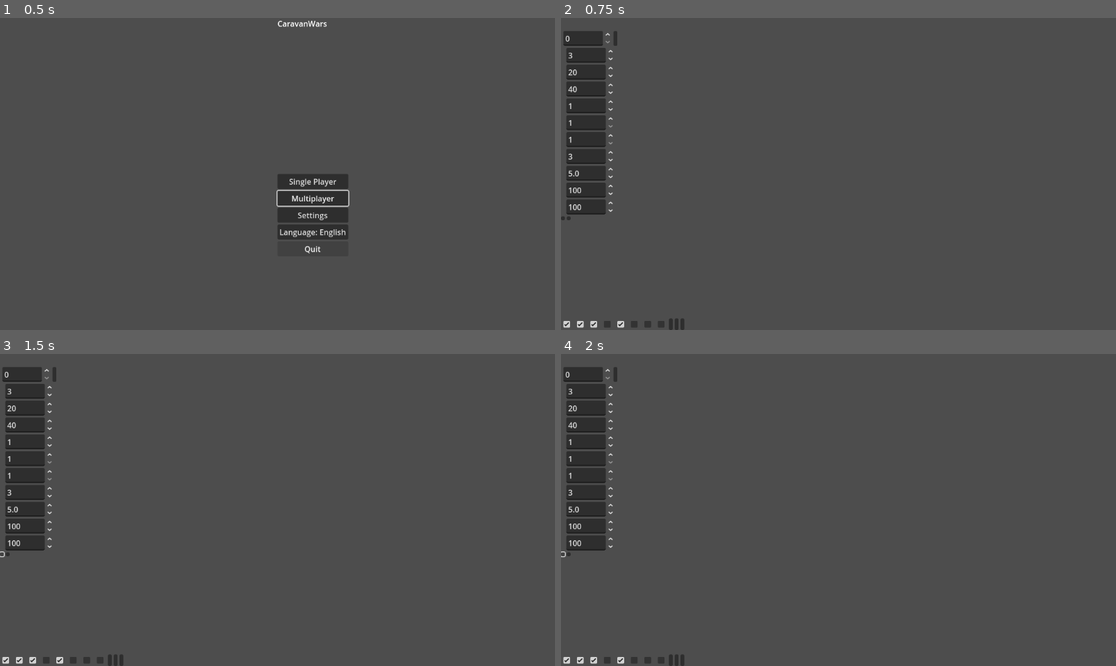
Above: before the commit, frames 1-4 (two rows, left to right).
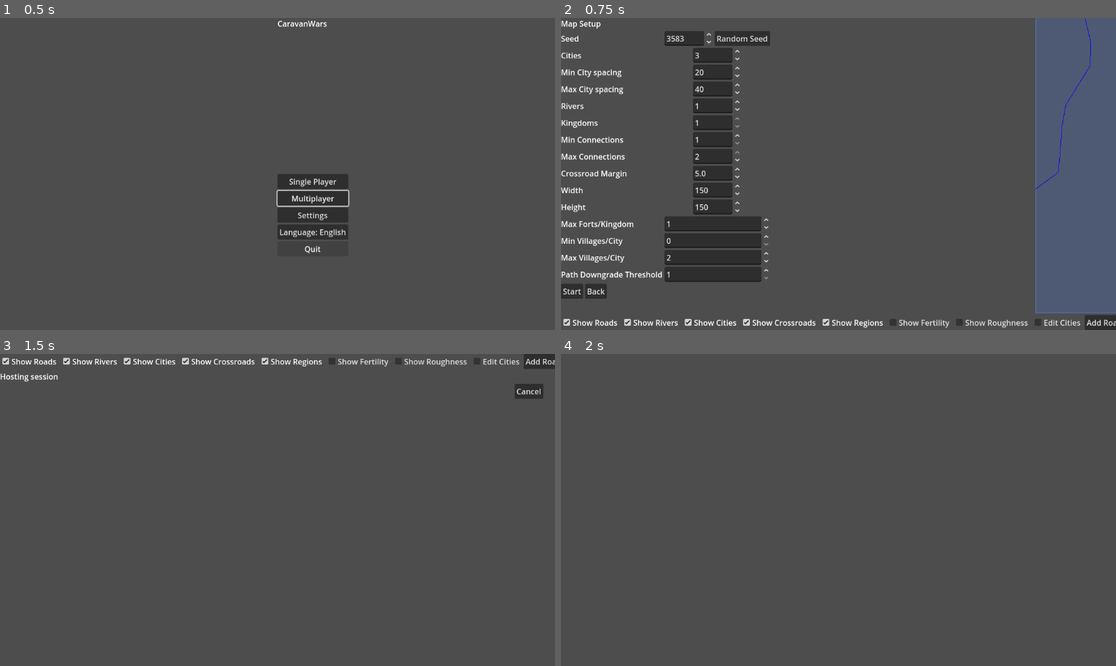
Above: after the commit, the same moments.

Repository: sepa79/CaravanWars
Game: Godot game, scene res://scenes/Main.tscn
Same seed, same stepped clock (60 frames per second), same inputs: the game is played once before the commit and once after it.
Inputs (mouse positions are in pixels of both pictures, inside the frame that each line leads up to; where the layout moved, square brackets give the same spot in the first picture):
- Up to frame 1 (0.5 s): no input
- Up to frame 2 (0.75 s): click "Single Player" at 0.5 s
- Up to frame 3 (1.5 s): click (11, 628) [0, 553] at 1.25 s
- Up to frame 4 (2 s): no input

Frame 1 is identical in both runs. In frame 2, 28% of the frame differs, in the area x 0-100%, y 0-100%; in frame 3, 5.3%; in frame 4, 4.0%.
Error before the commit: Parse Error: Could not preload resource script "res://mapview/RoadNetwork.gd". (res://ui/MapSetupScreen.gd:5)

Commit message:
docs: add agents pointer to rules

Diff:
--- a/game/mapview/RoadNetwork.gd
+++ b/game/mapview/RoadNetwork.gd
@@ -162,8 +162,8 @@
         var mst_set: Dictionary = {}
         for e in mst:
             mst_set[_pair_key(e.x, e.y)] = true
-            var a_id: int = e.x == 0 ? cid : village_ids[e.x - 1]
-            var b_id: int = e.y == 0 ? cid : village_ids[e.y - 1]
+            var a_id: int = cid if e.x == 0 else village_ids[e.x - 1]
+            var b_id: int = cid if e.y == 0 else village_ids[e.y - 1]
             var cls: String = _lower_class("roman") if e.x == 0 or e.y == 0 else _lower_class(_lower_class("roman"))
             edges[next_edge_id] = EdgeModule.new(next_edge_id, "road", [nodes[a_id].pos2d, nodes[b_id].pos2d], [a_id, b_id], cls, {})
             next_edge_id += 1
@@ -178,8 +178,8 @@
             var choice: int = rng.randi_range(0, extra_edges.size() - 1)
             var e: Vector2i = extra_edges[choice]
             extra_edges.remove_at(choice)
-            var a_id: int = e.x == 0 ? cid : village_ids[e.x - 1]
-            var b_id: int = e.y == 0 ? cid : village_ids[e.y - 1]
+            var a_id: int = cid if e.x == 0 else village_ids[e.x - 1]
+            var b_id: int = cid if e.y == 0 else village_ids[e.y - 1]
             var cls: String = _lower_class("roman") if e.x == 0 or e.y == 0 else _lower_class(_lower_class("roman"))
             edges[next_edge_id] = EdgeModule.new(next_edge_id, "road", [nodes[a_id].pos2d, nodes[b_id].pos2d], [a_id, b_id], cls, {})
             next_edge_id += 1
Not shown, added: AGENTS.md
Not shown, changed: CHANGELOG.md
